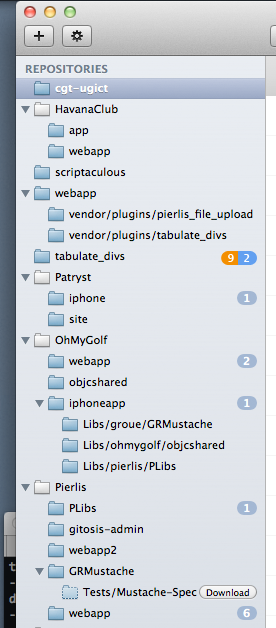
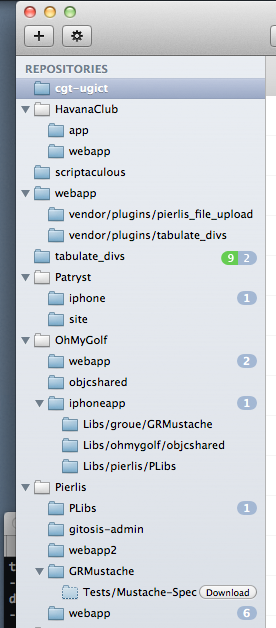
Before/after of a w=276, h=628 layered artwork. What changed in the layer stack:
painted on "Shape 1 copy" over bbox(221, 251, 238, 265)
painted on "Shape 1" over bbox(238, 251, 257, 265)
